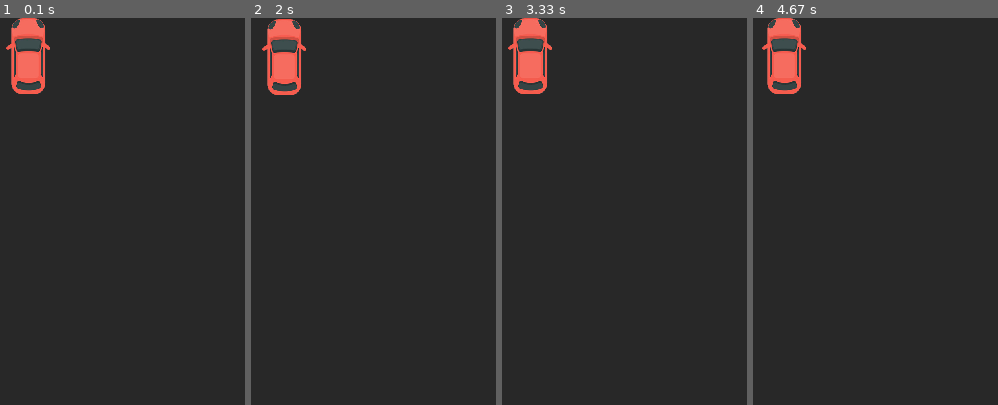
Above: before the commit, frames 1-4 (left to right).
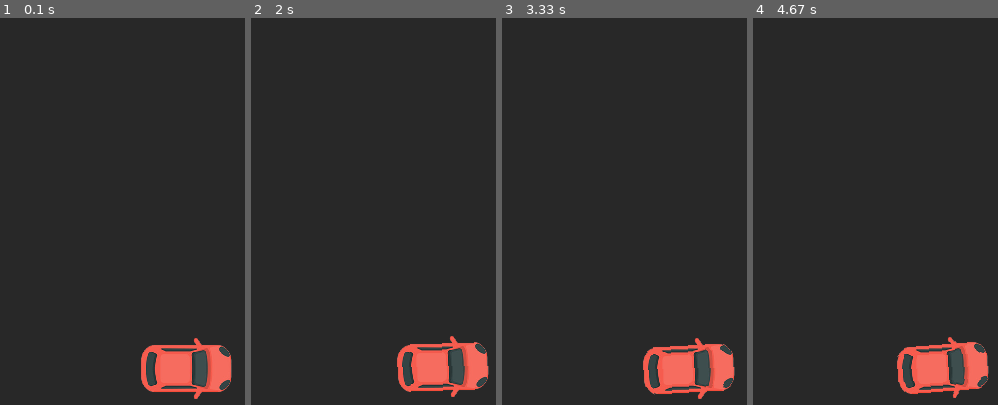
Above: after the commit, the same moments.

Repository: OJP98/self-driving-car
Game: pygame game, started from simulation/main.py
Two runs of this game, one before a commit and one after it. Both use one fixed random seed, a clock stepped at 60 frames per second and the inputs below.
Inputs:
- Up to frame 1 (0.1 s): no input
- Up to frame 2 (2 s): tap Space at 0.33, 0.73, 1.03, 1.23, 1.57, 1.87 s; hold Right 0.67-1.13 s; hold Up 1.17-1.47 s; hold Right 1.5-1.97 s
- Up to frame 3 (3.33 s): hold Left 2-2.53 s; tap Space at 2.07, 2.37, 2.63, 2.97, 3.27 s; hold Down 2.57-2.87 s; hold Left 2.9-3.3 s
- Up to frame 4 (4.67 s): hold Up 3.33-3.7 s; tap Space at 3.4, 3.8, 4.1, 4.47 s; hold Right 3.73-4.37 s; hold Down from 4.4 s (still down)

The runs differ from the first frame. In frame 1, 6.6% of the frame differs, in the area x 2-95%, y 0-99%; in frame 2, 6.6%, in the area x 4-98%, y 0-98%; in frame 3, 6.6%; in frame 4, 6.6%.

Commit message:
Added car class and modified asset

Diff:
--- /dev/null
+++ b/simulation/car.py
@@ -0,0 +1,35 @@
+import pygame as pg
+from pygameUtils import rotate
+
+CAR_HEIGHT = 100
+CAR_WIDTH = 100
+
+
+class Car:
+    """Car class for pygame simulation"""
+
+    def __init__(self):
+        self.surface = pg.image.load('red_car.png')
+        self.surface = pg.transform.scale(
+            self.surface, (CAR_WIDTH, CAR_HEIGHT)
+        )
+        self.rotate_surface = self.surface
+        self.x_pos = 500
+        self.y_pos = 300
+        self.rect = [self.x_pos, self.y_pos]
+        self.angle = 0
+        self.speed = 1
+        self.center = [
+            self.x_pos + int(CAR_WIDTH/2), self.y_pos + int(CAR_HEIGHT/2)
+        ]
+
+    def draw(self, screen):
+        """Renders the car intro the screen"""
+        screen.blit(self.rotate_surface, [self.x_pos, self.y_pos])
+
+    def update(self, dif_x, dif_y, dif_angle):
+        """Updates the car itself"""
+        self.x_pos += dif_x
+        self.y_pos += dif_y
+        self.angle += dif_angle
+        self.rotate_surface = rotate(self.surface, self.angle)
--- a/simulation/main.py
+++ b/simulation/main.py
@@ -1,11 +1,13 @@
 import sys
 import pygame
+from car import Car
 
 # Constant variables
 SCREEN_HEIGHT = 800
 SCREEN_WIDTH = 600
 CAR_HEIGHT = 192
 CAR_WIDTH = 112
+GENERATION = 0
 
 # Initialize the game
 pygame.init()
@@ -20,27 +22,15 @@
 icon = pygame.image.load('red_car.png')
 pygame.display.set_icon(icon)
 
-# Car image with reescaling
-carImg = pygame.image.load('red_car.png')
-carImg = pygame.transform.scale(carImg, (
-    int(CAR_WIDTH/2.5), int(CAR_HEIGHT/2.5)
-))
-
-
-def player(x_coord, y_coord):
-    """Renders the player with its coordinates"""
-    screen.blit(carImg, (x_coord, y_coord))
-
 
 def main():
     """Main method for runing the pygame window"""
-    # Initial x and y coords
-    car_x = 370
-    car_y = 0
 
-    # Changing x and y coords
-    car_x_change = 0
-    car_y_change = 0
+    car = Car()
+
+    dif_x = 0
+    dif_y = 0
+    dif_angle = 0
 
     running = True
     while running:
@@ -55,28 +45,32 @@
             if event.type == pygame.KEYDOWN:
                 # Vertical
                 if event.key == pygame.K_LEFT:
-                    car_x_change = -0.1
+                    dif_x = -0.1
                 if event.key == pygame.K_RIGHT:
-                    car_x_change = 0.1
+                    dif_x = 0.1
 
                 # Horizontal
                 if event.key == pygame.K_DOWN:
-                    car_y_change = -0.1
+                    dif_y = 0.1
                 if event.key == pygame.K_UP:
-                    car_y_change = 0.1
+                    dif_y = -0.1
+
+                if event.key == pygame.K_SPACE:
+                    dif_angle = 0.1
 
             if event.type == pygame.KEYUP:
                 if event.key == pygame.K_LEFT or event.key == pygame.K_RIGHT:
-                    car_x_change = 0
+                    dif_x = 0
+
                 if event.key == pygame.K_UP or event.key == pygame.K_DOWN:
-                    car_y_change = 0
+                    dif_y = 0
 
-        # set new coords
-        car_y += car_y_change
-        car_x += car_x_change
+                if event.key == pygame.K_SPACE:
+                    dif_angle = 0
 
-        # render car
-        player(car_x, car_y)
+        # Update car methods
+        car.update(dif_x, dif_y, dif_angle)
+        car.draw(screen)
 
         # update display
         pygame.display.update()
--- /dev/null
+++ b/simulation/pygameUtils.py
@@ -0,0 +1,19 @@
+import pygame as pg
+
+def rotate(image, angle):
+    """Rotate an image while keeping its center and size"""
+
+    # Get the center of the image
+    origin = image.get_rect()
+
+    # Rotate the pygame image
+    image_rotation = pg.transform.rotate(image, angle)
+
+    # Rotate the image based on the rect of itself
+    rect_rotation = origin.copy()
+    rect_rotation.center = image_rotation.get_rect().center
+
+    # Set the new image surface
+    image_rotation = image_rotation.subsurface(rect_rotation).copy()
+
+    return image_rotation
Binary file removed: simulation/assets/green_car.png
Binary file changed: simulation/assets/red_car.png
Binary file changed: simulation/red_car.png
